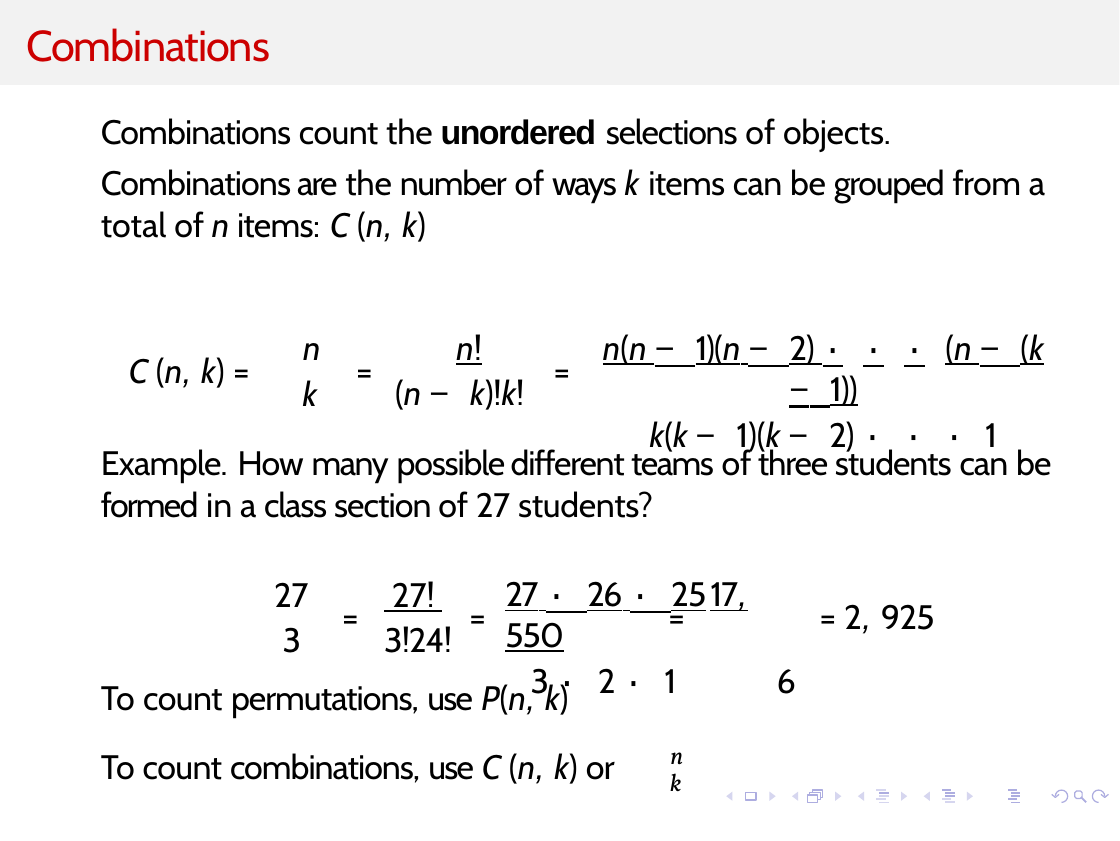
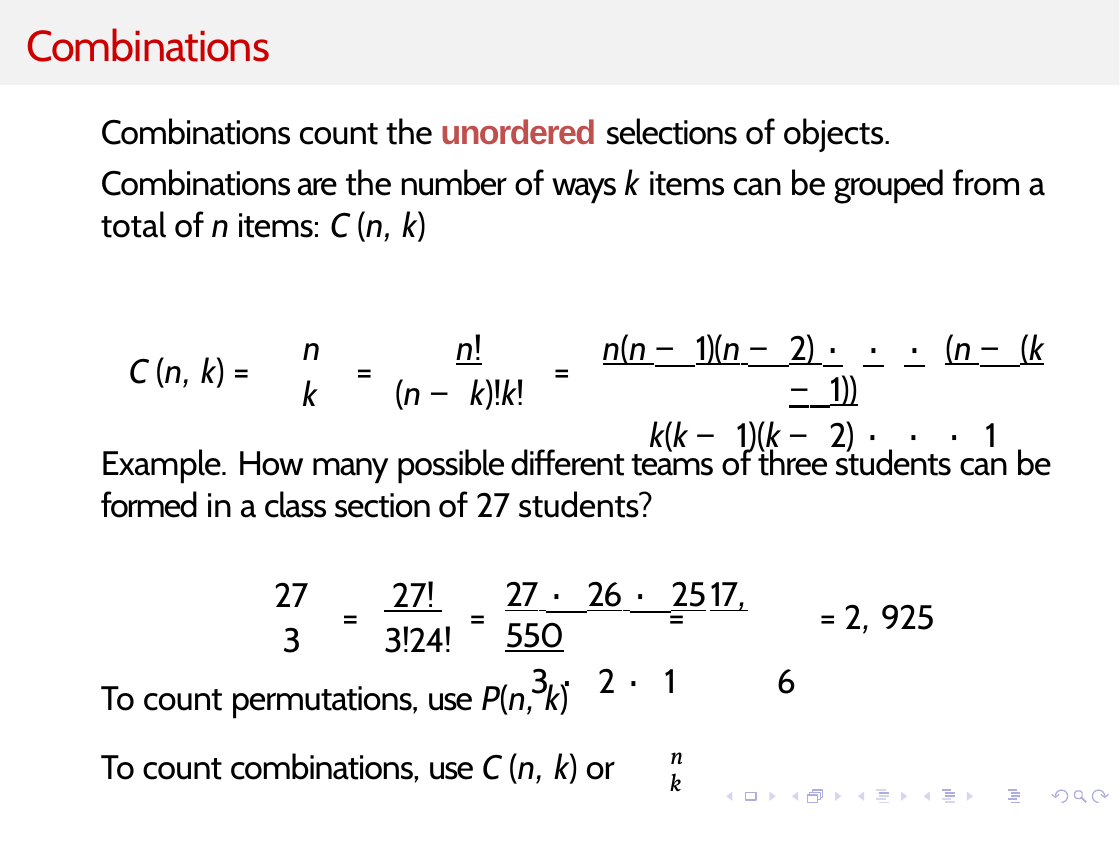
Before and after one commit to kevinsuo/kevinsuo.github.io, a slide deck: slide 15 of teaching/2026Summer/5070/Slides/3.pptx. Drawn at 1120x841 pixels with LibreOffice and Linux fonts; fonts in the diff are those of the drawing; background and template pictures are left out. Boxes give left, top, right and bottom in pixels: in the first picture for what was removed or moved away, otherwise in the second. Text is boxed around its words. In the diff, an @@ line names an element or a change of style, - is before the commit and + after.

```diff
--- a/teaching/2026Summer/5070/Slides/3.pptx
+++ b/teaching/2026Summer/5070/Slides/3.pptx
@@ text at [101,118,891,152]: text colour #000000 to #C0504D in "unordered" @@
```
Also in this commit, not shown: 7 other slides changed, 2 other files.
